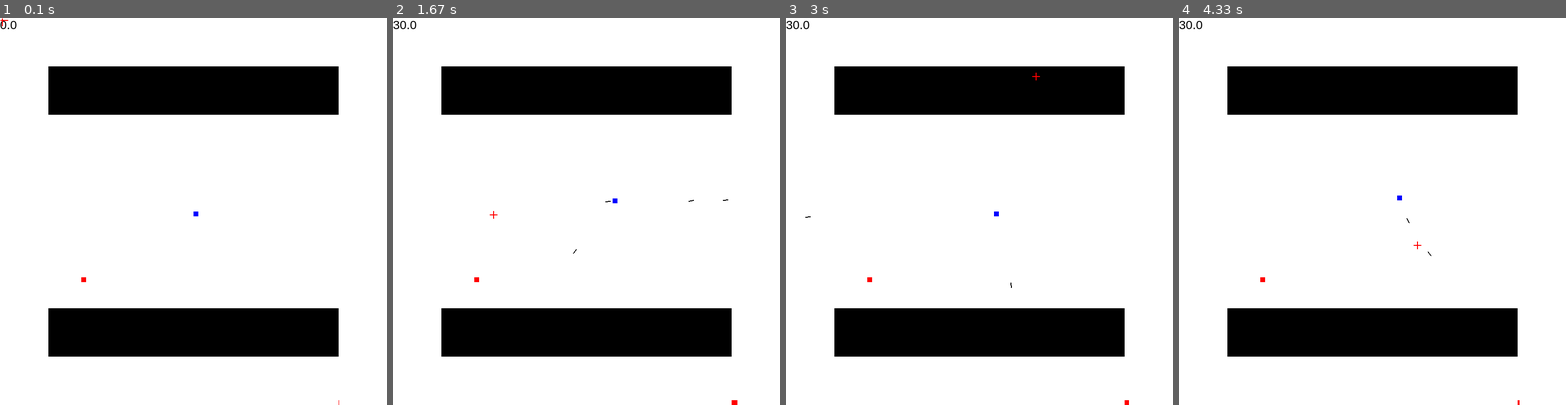
Above: before the commit, frames 1-4 (left to right).
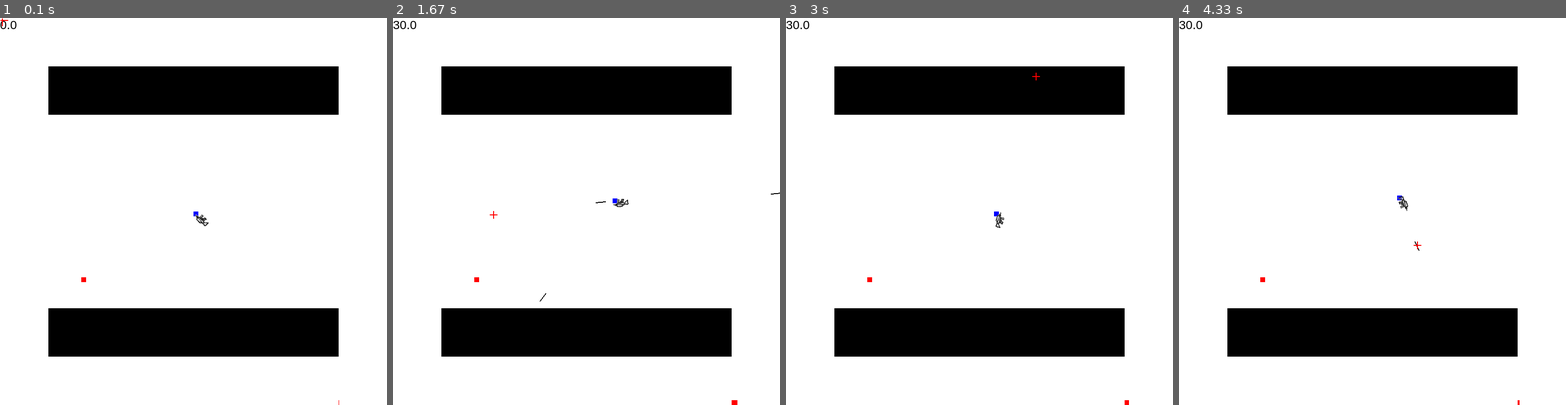
Above: after the commit, the same moments.

Repository: zwang20/Chaos
Game: pygame game, started from chaos.py
Same seed, same stepped clock (60 frames per second), same inputs: the game is played once before the commit and once after it.
Inputs (mouse positions are in pixels of both pictures, inside the frame that each line leads up to):
- Up to frame 1 (0.1 s): no input
- Up to frame 2 (1.67 s): tap Space at 0.33, 0.73, 1.03, 1.23, 1.57 s; hold Right 0.67-1.13 s; move the mouse to (710, 199) at 0.7 s; hold Up 1.17-1.47 s; move the mouse to (586, 238) at 1.2 s; hold Right from 1.5 s (still down); move the mouse to (493, 215) at 1.53 s
- Up to frame 3 (3 s): tap Space at 1.87, 2.07, 2.37, 2.63, 2.97 s; release Right at 1.97 s; hold Left 2-2.53 s; move the mouse to (1018, 296) at 2.03 s; hold Down 2.57-2.87 s; move the mouse to (859, 304) at 2.6 s; hold Left from 2.9 s (still down); move the mouse to (1037, 76) at 2.93 s
- Up to frame 4 (4.33 s): tap Space at 3.27, 3.4, 3.8, 4.1 s; release Left at 3.3 s; hold Up 3.33-3.7 s; move the mouse to (1515, 346) at 3.37 s; hold Right from 3.73 s (still down); move the mouse to (1418, 246) at 3.77 s

The runs differ from the first frame. In frame 1, less than 0.1% of the frame differs, in the area x 50-54%, y 50-54%; in frame 2, less than 0.1%, in the area x 37-100%, y 45-74%; in frame 3, less than 0.1%; in frame 4, less than 0.1%.

Commit message:
Change spread to one

Diff:
--- a/chaos.py
+++ b/chaos.py
@@ -33,6 +33,11 @@
 
 # Disable Mouse
 pygame.mouse.set_visible(False)
+
+
+# Load images
+rifle_img = pygame.image.load(os.path.join('Assets', 'guns', 'gun_rifle.png'))
+sniper_rifle_img = pygame.image.load(os.path.join('Assets', 'guns', 'gun_sniper.png'))
 
 
 class Enemy:
@@ -79,6 +84,7 @@
     objects = []
     width = 10
     height = 10
+    angle = 0
 
     def __init__(self, x, y):
         self.x = x
@@ -89,6 +95,7 @@
     def display(self):
         for i in Player.objects:
             pygame.draw.rect(display, BLUE, (i.x, i.y, Player.width, Player.height))
+            display.blit(pygame.transform.rotate(rifle_img, -self.angle+90), (self.x, self.y))
 
     def move(self, x, y):
         self.x += x
@@ -209,7 +216,7 @@
     smart_spawn()
 
     # bullet spread
-    spread = 5
+    spread = 1
 
     while True:
 
@@ -295,14 +302,12 @@
 
         player.angle = Player.get_angle(player)
 
-        # spread
-        player.angle += random.randint(-spread, spread)
 
         # Fire
         if fire and cooldown < 100 and cooldown % 4 == 0:
 
             # bullet here
-            Bullet(player.x + player.width/2, player.y + player.height/2, player.angle, 10)
+            Bullet(player.x + player.width/2, player.y + player.height/2, player.angle + random.randint(-spread, spread), 20)
 
             #cooldown
             cooldown += 10
